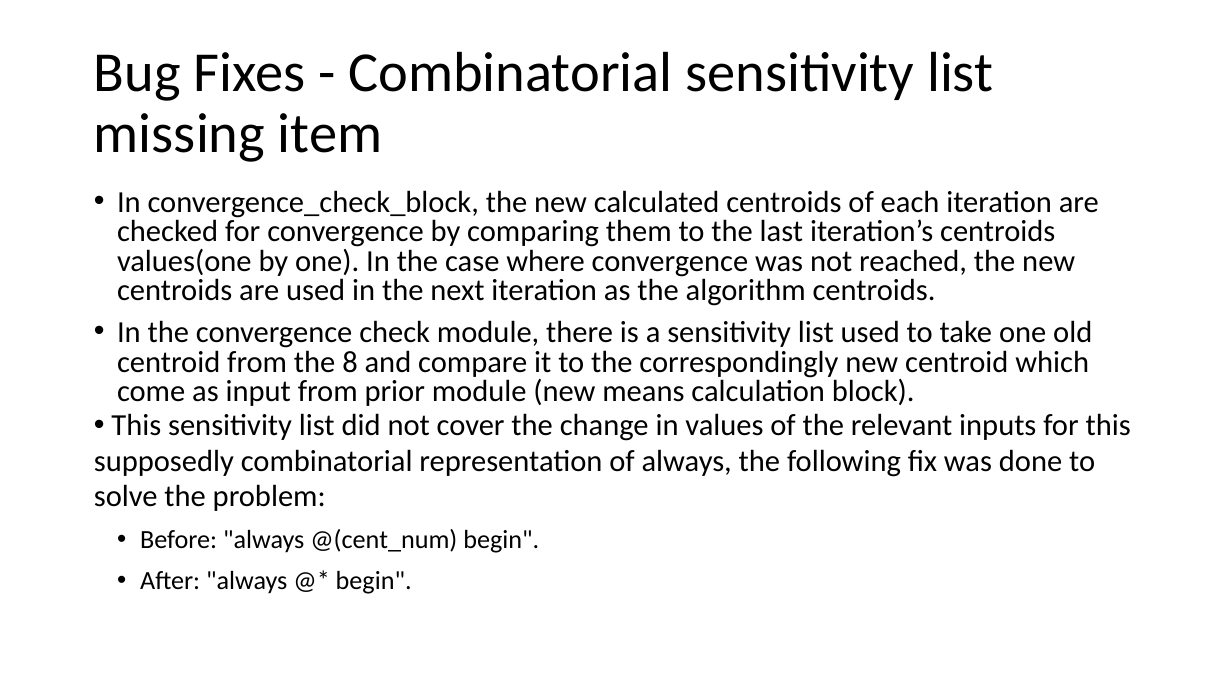
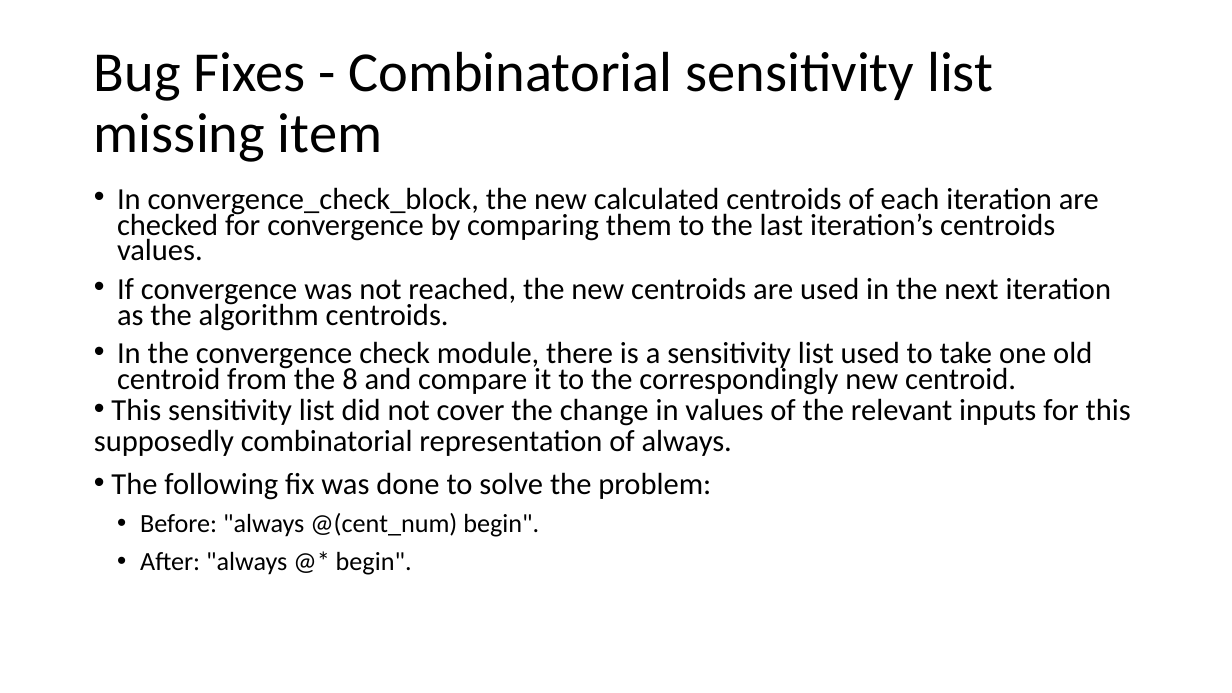
Before and after one commit to liotahuf/UVM_project, a slide deck: slide 32 of Final presentation.pptx. Drawn at 1232x693 pixels with LibreOffice and Linux fonts; fonts in the diff are those of the drawing. Boxes give left, top, right and bottom in pixels: in the first picture for what was removed or moved away, otherwise in the second. Text is boxed around its words. In the diff, an @@ line names an element or a change of style, - is before the commit and + after.

```diff
--- a/Final presentation.pptx
+++ b/Final presentation.pptx
@@ text at bbox=[94, 187, 1131, 500]: text changed @@
-• In convergence_check_block, the new calculated centroids of each iteration are checked for convergence by comparing them to the last iteration’s centroids values(one by one). In the case where convergence was not reached, the new centroids are used in the next iteration as the algorithm centroids.
-• In the convergence check module, there is a sensitivity list used to take one old centroid from the 8 and compare it to the correspondingly new centroid which come as input from prior module (new means calculation block).
-• This sensitivity list did not cover the change in values of the relevant inputs for this supposedly combinatorial representation of always, the following fix was done to solve the problem:
+• In convergence_check_block, the new calculated centroids of each iteration are checked for convergence by comparing them to the last iteration’s centroids values.
+• If convergence was not reached, the new centroids are used in the next iteration as the algorithm centroids.
+• In the convergence check module, there is a sensitivity list used to take one old centroid from the 8 and compare it to the correspondingly new centroid.
+• This sensitivity list did not cover the change in values of the relevant inputs for this supposedly combinatorial representation of always.
+• The following fix was done to solve the problem:
@@ text at bbox=[140, 513, 539, 575]: line spacing 0.97 to 0.87 @@
```
Also in this commit, not shown: 14 other slides changed.
